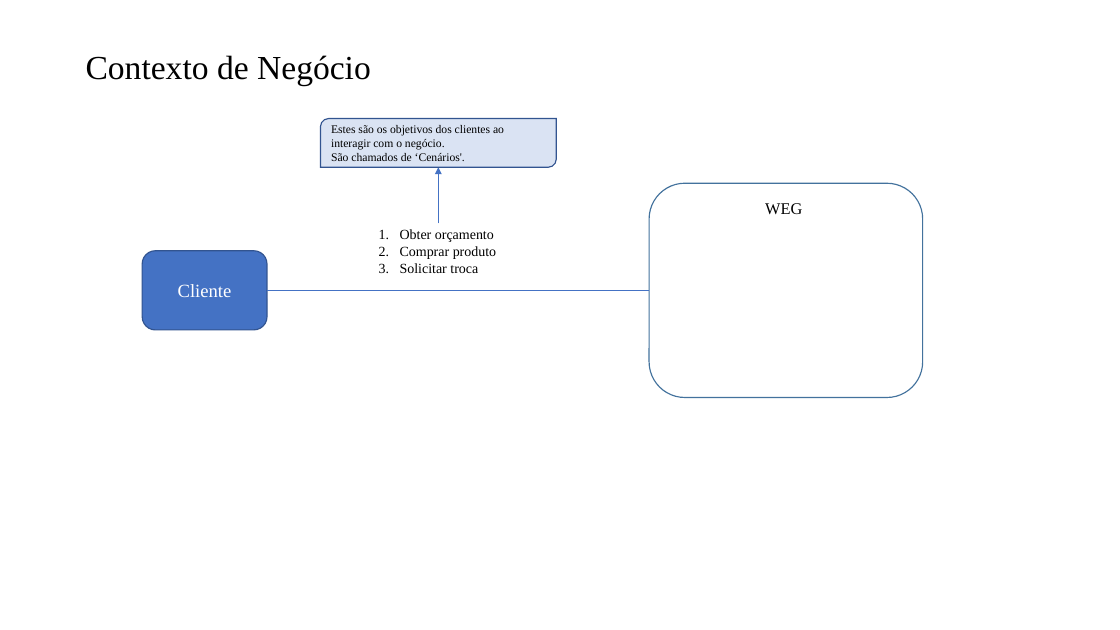
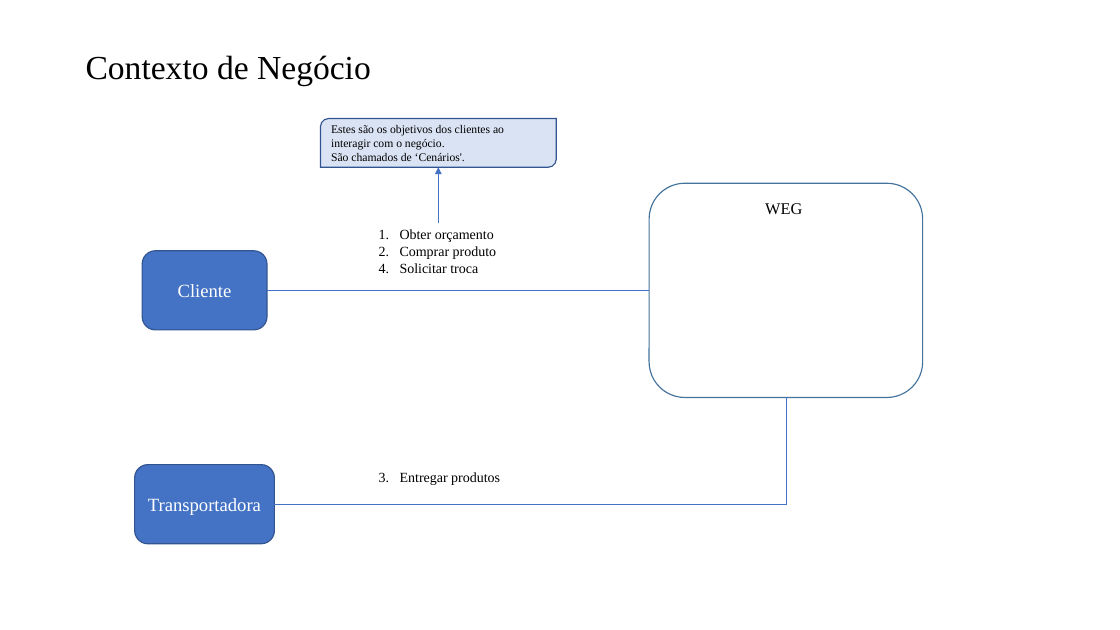
Before and after one commit to IMP-CaioCiaron/Eng-Requisitos, a slide deck: slide 1 of 15. Arquitetura de Negócio para cada Cenário.pptx. Drawn at 1120x630 pixels with LibreOffice and Linux fonts; fonts in the diff are those of the drawing. Boxes give left, top, right and bottom in pixels: in the first picture for what was removed or moved away, otherwise in the second. Text is boxed around its words. In the diff, an @@ line names an element or a change of style, - is before the commit and + after.

```diff
--- a/15. Arquitetura de Negócio para cada Cenário.pptx
+++ b/15. Arquitetura de Negócio para cada Cenário.pptx
@@ text at (379, 229, 496, 273): text changed @@
-1. Obter orçamento
-2. Comprar produto
-3. Solicitar troca
+1. Obter orçamento
+2. Comprar produto
+4. Solicitar troca
@@ elbow line added from (786, 397) to (275, 504), #4472C4 0.5 pt @@
@@ rounded rectangle added at (134, 465, 274, 544), fill #4472C4, outline #325491 1 pt, 16 pt, text #FFFFFF @@
+Transportadora
@@ text added at (379, 472, 500, 485), 12 pt, text #000000 @@
+3. Entregar produtos
```
Also in this commit, not shown: 1 other slide changed, 1 slide added, 2 other files.
